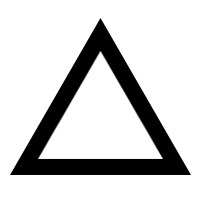
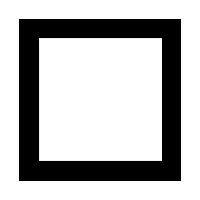
The second 200 x 200 image is a revision of the first. Changes to its layers:
showed "Polígono 2 copia", painted on it over (35, 35, 164, 161)
showed "Polígono 2" over (19, 19, 181, 181)
hid "Polígono 1 copia" over (38, 51, 163, 159)
hid "Polígono 1" over (10, 18, 191, 175)
